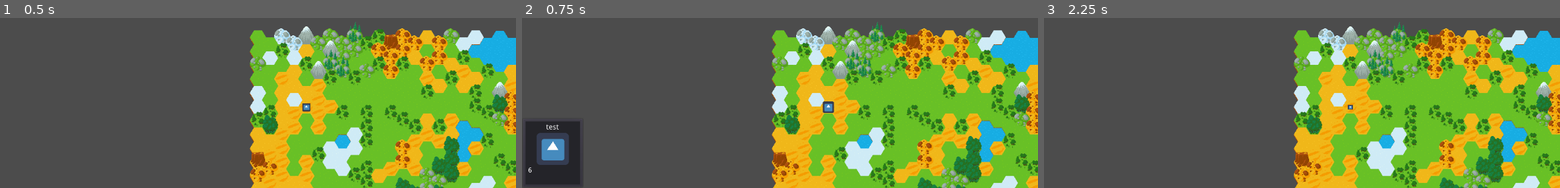
Above: before the commit, frames 1-3 (left to right).
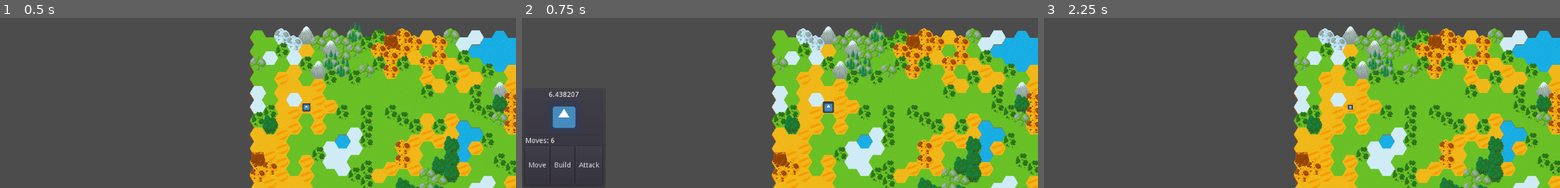
Above: after the commit, the same moments.

Repository: rdanderson521/AC31009-game
Game: Godot game, scene res://Node2D.tscn
Same seed, same stepped clock (60 frames per second), same inputs: the game is played once before the commit and once after it. The engine's default icon, where the game draws it, is replaced by a stand-in: a white triangle on a blue panel in a dark square.
Inputs (mouse positions are in pixels of both pictures, inside the frame that each line leads up to):
- Up to frame 1 (0.5 s): no input
- Up to frame 2 (0.75 s): tap Enter at 0.5 s; drag from (826, 106) to (outside the picture) at 0.52 s
- Up to frame 3 (2.25 s): click (1059, 165) at 1.25 s, where only the run after the commit has a clickable "Move"; tap Space at 2 s; drag from (1198, 53) to (1348, 106) at 2.02 s

Frame 1 is identical in both runs. In frame 2, 3.0% of the frame differs, in the area x 0-16%, y 43-99%; in frame 3, nothing differs.

Commit message:
updated sprite ui with buttons, cleaned up some old code

Diff:
--- a/Node2D.gd
+++ b/Node2D.gd
@@ -1,15 +1,12 @@
 extends Node2D
 
 var hex = preload("res://HexOperations.gd").Hex
-signal sprite_click
 
 var sprites
-var selected_sprite
 var draw_list = Array()
 
 func _ready():
-	sprites = Dictionary()
-	sprites[$Sprite.hex_pos] = $Sprite
+	pass
 
 signal tilemap_clicked(hex_pos)
 
@@ -27,30 +24,7 @@
 	var hex_coord = hex.point_to_hex(global_click_position)
 	emit_signal("tilemap_clicked",hex_coord)
 	print("hex_coord: " + str(hex_coord))
-	#if sprites.has(hex_coord):
-	#	selected_sprite = sprites[hex_coord]
-	#	print("sprite selected")
-	#elif selected_sprite != null:
-	#	if hex.hex_distance(selected_sprite.hex_pos,hex_coord) <= selected_sprite.move_range:
-	#		print("finding path")
-	#		var sprite_hex = selected_sprite.hex_pos
-	#		if selected_sprite.find_path(hex_coord):
-	#			sprites.erase(sprite_hex)
-	#			sprites[selected_sprite.hex_pos] = selected_sprite
-	#			selected_sprite = null
-
-		#var sprite_range = hex.hex_in_range(selected_sprite.move_range,hex_coord)
-
-		#sprite.rand_move()
-		#sprites.erase(hex_coord)
-
-	#var hex_centre = hex.hex_to_point(hex_coord)
 
 # Called every frame. 'delta' is the elapsed time since the previous frame.
 func _process(delta):
 	pass
-
-
-func _on_Sprite_sprite_clicked(sprite):
-	selected_sprite = sprite
-	pass # Replace with function body.
--- a/SpriteGui.gd
+++ b/SpriteGui.gd
@@ -1,4 +1,4 @@
-extends PanelContainer
+extends Control
 
 
 
--- a/SpriteGui.tscn
+++ b/SpriteGui.tscn
@@ -2,47 +2,94 @@
 
 [ext_resource path="res://icon.png" type="Texture" id=1]
 
-[node name="PanelContainer" type="PanelContainer"]
-anchor_top = 0.8
-anchor_right = 0.1
+[node name="Control" type="Control"]
+anchor_top = 1.0
 anchor_bottom = 1.0
-margin_top = -20.0
-margin_right = 20.0
+margin_top = -40.0
+margin_right = 40.0
 __meta__ = {
 "_edit_use_anchors_": false
 }
 
-[node name="SpriteInfoPanel" type="Panel" parent="."]
-margin_left = 7.0
-margin_top = 7.0
-margin_right = 115.4
-margin_bottom = 133.0
-
-[node name="VBoxContainer" type="VBoxContainer" parent="SpriteInfoPanel"]
-anchor_right = 1.0
+[node name="PanelContainer" type="PanelContainer" parent="."]
+anchor_top = 1.0
 anchor_bottom = 1.0
-margin_left = 5.0
-margin_top = 5.0
-margin_right = -5.0
-margin_bottom = -5.0
+margin_top = -200.0
+margin_right = 166.0
+size_flags_horizontal = 3
+size_flags_vertical = 3
 __meta__ = {
 "_edit_use_anchors_": false
 }
 
-[node name="SpriteName" type="Label" parent="SpriteInfoPanel/VBoxContainer"]
-margin_right = 98.0
+[node name="VBoxContainer" type="VBoxContainer" parent="PanelContainer"]
+margin_left = 7.0
+margin_top = 7.0
+margin_right = 159.0
+margin_bottom = 193.0
+__meta__ = {
+"_edit_use_anchors_": false
+}
+
+[node name="SpriteName" type="Label" parent="PanelContainer/VBoxContainer"]
+margin_right = 152.0
 margin_bottom = 14.0
 text = "Selected Sprite"
 align = 1
 
-[node name="SpriteTexture" type="TextureRect" parent="SpriteInfoPanel/VBoxContainer"]
+[node name="SpriteTexture" type="TextureRect" parent="PanelContainer/VBoxContainer"]
 margin_top = 18.0
-margin_right = 98.0
+margin_right = 152.0
 margin_bottom = 82.0
 texture = ExtResource( 1 )
 stretch_mode = 4
 
-[node name="SpriteMoves" type="Label" parent="SpriteInfoPanel/VBoxContainer"]
+[node name="ProgressBar" type="ProgressBar" parent="PanelContainer/VBoxContainer"]
 margin_top = 86.0
-margin_right = 98.0
+margin_right = 152.0
 margin_bottom = 100.0
+rounded = true
+percent_visible = false
+
+[node name="HBoxContainer" type="HBoxContainer" parent="PanelContainer/VBoxContainer"]
+margin_top = 104.0
+margin_right = 152.0
+margin_bottom = 118.0
+
+[node name="Label" type="Label" parent="PanelContainer/VBoxContainer/HBoxContainer"]
+margin_right = 46.0
+margin_bottom = 14.0
+text = "Moves:"
+
+[node name="SpriteMoves" type="Label" parent="PanelContainer/VBoxContainer/HBoxContainer"]
+margin_left = 50.0
+margin_right = 50.0
+margin_bottom = 14.0
+
+[node name="SpriteButtons" type="GridContainer" parent="PanelContainer/VBoxContainer"]
+margin_top = 122.0
+margin_right = 152.0
+margin_bottom = 186.0
+size_flags_vertical = 3
+columns = 3
+
+[node name="Move" type="Button" parent="PanelContainer/VBoxContainer/SpriteButtons"]
+margin_right = 47.0
+margin_bottom = 64.0
+size_flags_horizontal = 3
+text = "Move"
+
+[node name="Build" type="Button" parent="PanelContainer/VBoxContainer/SpriteButtons"]
+margin_left = 51.0
+margin_right = 96.0
+margin_bottom = 64.0
+size_flags_horizontal = 3
+text = "Build"
+
+[node name="Attack" type="Button" parent="PanelContainer/VBoxContainer/SpriteButtons"]
+margin_left = 100.0
+margin_right = 152.0
+margin_bottom = 64.0
+size_flags_horizontal = 3
+size_flags_vertical = 3
+text = "Attack"
--- a/SpriteMovement.gd
+++ b/SpriteMovement.gd
@@ -7,14 +7,24 @@
 var selected = false setget set_selected
 var hex_pos
 var move_range = 6
+var moves_left = 6
 var type = "test"
+
+func _init():
+	moves = Array()
+	selected = false
+	self.hex_pos = Vector2(int(rand_range(0,5)),int(rand_range(0,5)))
+	self.position = hex.hex_to_point(hex.hex_round_axial(hex_pos))
+	move_range = 6
+	moves_left = 6
+	type = str(rand_range(0,10))
+
 
 signal is_selected(val)
 
 func set_selected(selected_val):
 	emit_signal("is_selected",selected_val)
 	selected = selected_val
-	pass
 
 class a_star_node:
 	var distance_heuristic
Not shown: 1 places in Node2D.tscn that only renumber resources
Not shown, added: .gitignore
